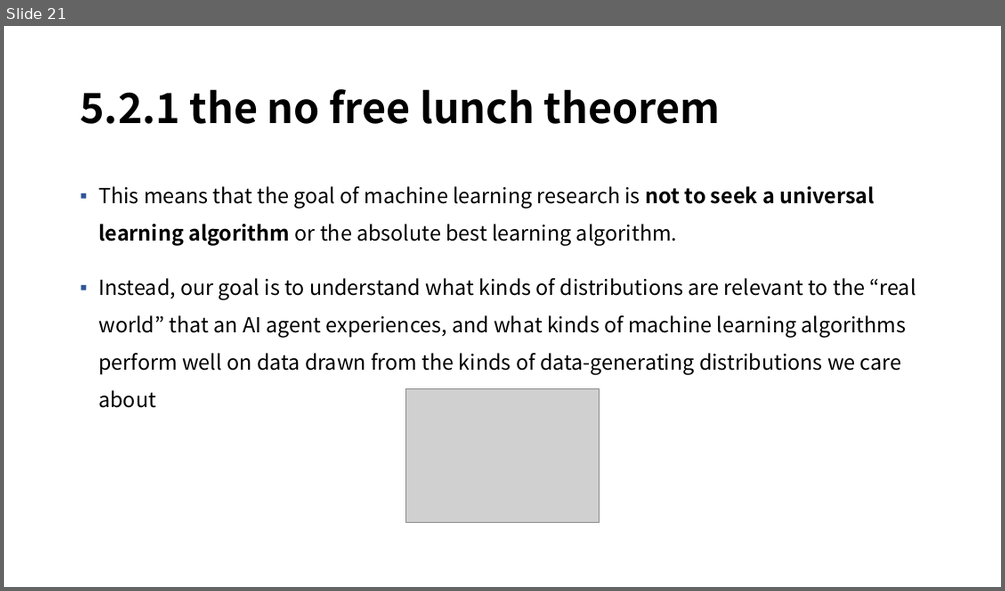
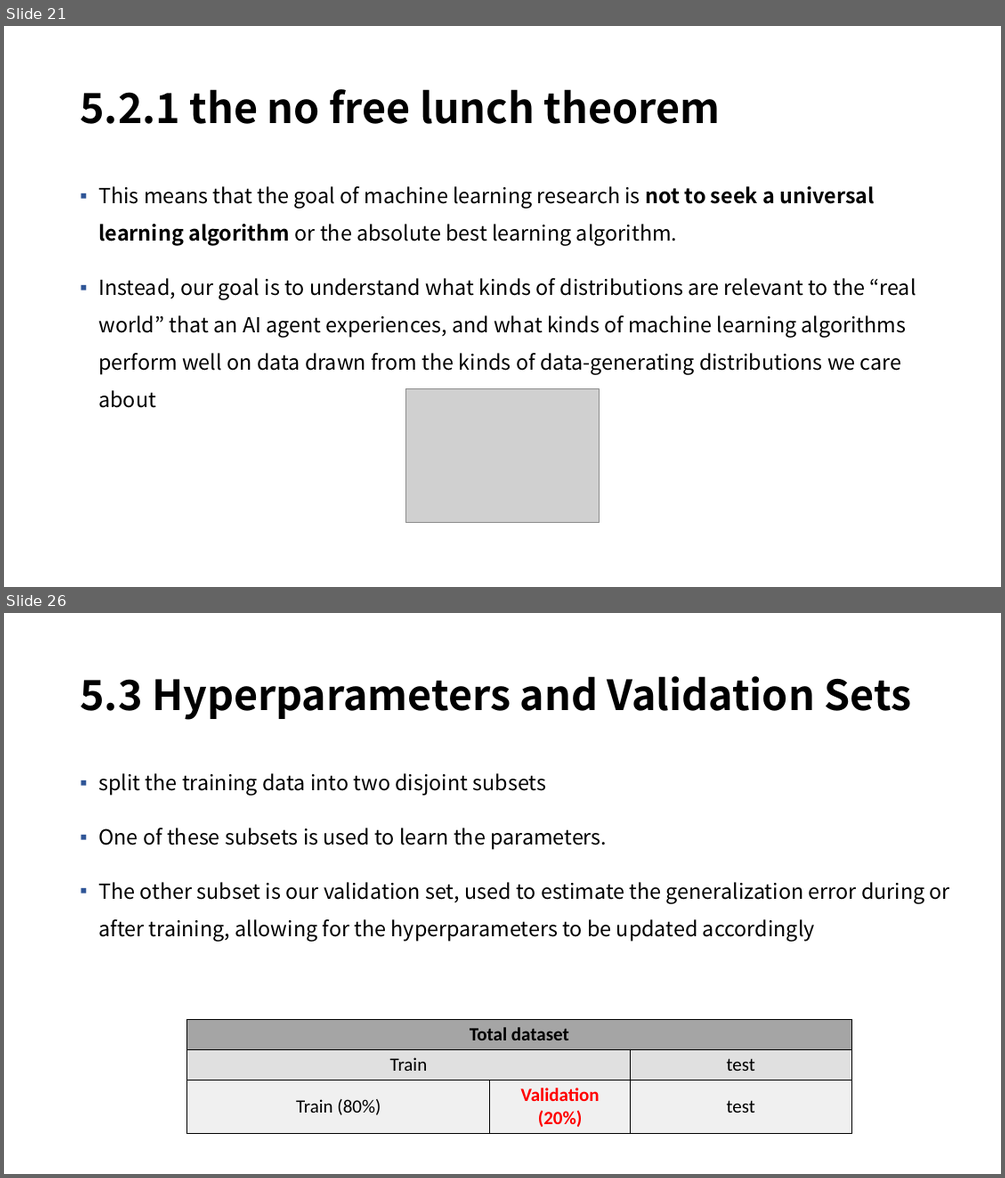
Before and after one commit to mmvv11/GraduateStudies, a slide deck: DeepLearningStudy/5-1. Machine Learning Basics, 230210, 정지운.pptx. Shown one above the other, each under a label of ours: slide 21 before the commit, slides 21 and 26 after it; the slides between them are not shown. The pictures are 1005x591 and 1005x1178 pixels, drawn with LibreOffice and Linux fonts; fonts in the diff are those of the drawing; grey boxes stand for pictures; background and template pictures are left out. Boxes give left, top, right and bottom in pixels: in the first picture for what was removed or moved away, otherwise in the second. Text is boxed around its words. In the diff, an @@ line names an element or a change of style, - is before the commit and + after.

```diff
--- a/DeepLearningStudy/5-1. Machine Learning Basics, 230210, 정지운.pptx
+++ b/DeepLearningStudy/5-1. Machine Learning Basics, 230210, 정지운.pptx
@@ slide 26 added at bbox=[4, 613, 1001, 1174], background picture (left out) @@
@@ title added at bbox=[80, 676, 912, 720], 40 pt, text #000000, bold @@
+5.3 Hyperparameters and Validation Sets
@@ text added at bbox=[98, 773, 950, 941], 20 pt, text #000000 @@
+▪ split the training data into two disjoint subsets
+▪ One of these subsets is used to learn the parameters.
+▪ The other subset is our validation set, used to estimate the generalization error during or after training, allowing for the hyperparameters to be updated accordingly
@@ table added at bbox=[187, 1019, 851, 1130], 3 rows, 3 columns @@
+Total dataset |  | 
+Train |  | test
+Train (80%) | Validation (20%) | test
```
Also in this commit, not shown: 1 slide changed, 21 other slides added, 1 slide removed.
